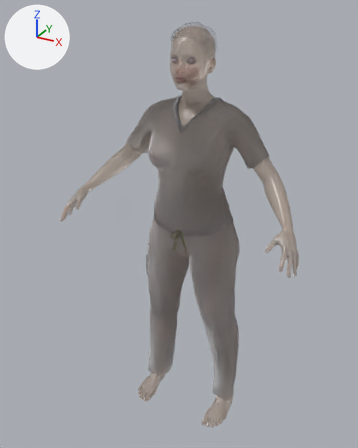
One commit to the FBX model care-up/Assets/Resources/Models/w0.fbx: the scene before it, then after it.
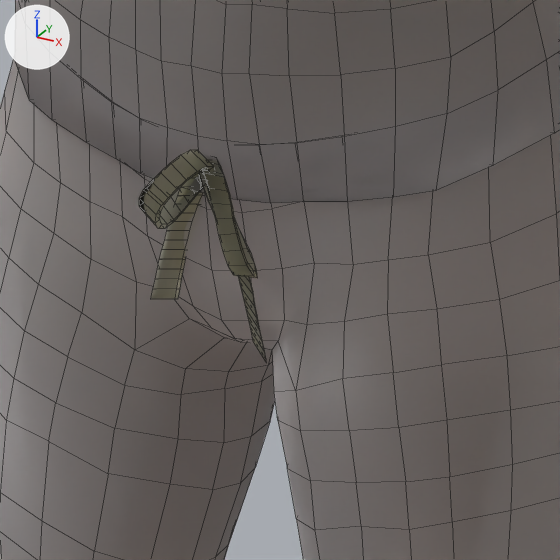
There are two pictures of each version: one whole from a 50 mm camera at (1.036, -2.066, 2.063) aimed at (-0.041, -0.107, 1.084), one close up on the part from 42% to 64% of the width and 47% to 64% of the height. The axes (+X, +Y, +Z) are drawn at upper left. The lights are the same throughout. The close-ups show mesh edges as thin lines.

In view in the first close-up: 'W0:Harvey_fscrubbottoms2', 'W0:Harvey_fscrubtop2'.
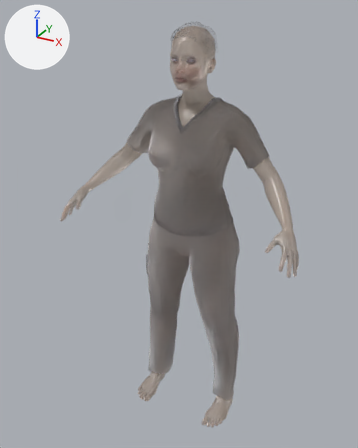
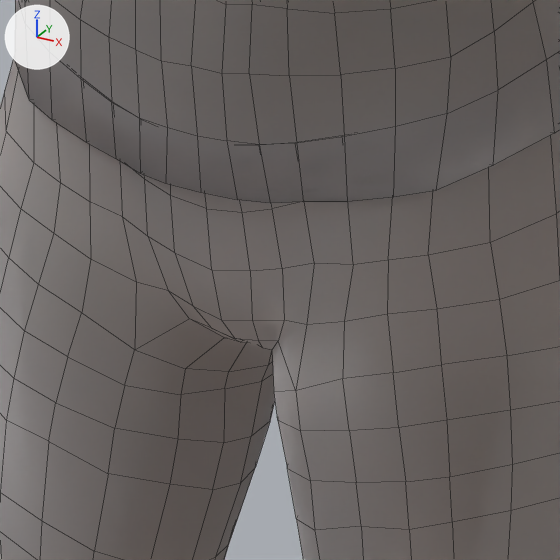
Changed parts and their boxes [x1, y1, x2, y2] in the close-ups (560 x 560 px):
part 1 of me_w0_harvey_fscrubbottoms2, deleted
    before: [139, 150, 214, 229]
part 2 of me_w0_harvey_fscrubbottoms2, deleted
    before: [199, 159, 257, 278]
part 3 of me_w0_harvey_fscrubbottoms2, deleted (brown)
    before: [151, 173, 203, 299]
part 4 of me_w0_harvey_fscrubbottoms2, deleted
    before: [238, 276, 267, 363]

The change, as a diff of the scene's bpy script:
```diff
--- a/care-up/Assets/Resources/Models/w0.fbx.py
+++ b/care-up/Assets/Resources/Models/w0.fbx.py
@@ me_w0_harvey_fscrubbottoms2 @@
 me_w0_harvey_fscrubbottoms2.from_pydata(...)  # 1451 vertices, 1400 faces; spans x -0.269..0.269, y -0.203..0.121, z 0.076..1.158
 # used by ob_w0_harvey_fscrubbottoms2; location = (0.0, 0.0, 0.0)
+# me_w0_harvey_fscrubbottoms2 part 1: the loose piece of 72 vertices spanning x -0.043..0.014, y -0.194..-0.174, z 1.03..1.095 is deleted
+# me_w0_harvey_fscrubbottoms2 part 2: the loose piece of 72 vertices spanning x -0.005..0.049, y -0.203..-0.179, z 1.016..1.091 is deleted
+# me_w0_harvey_fscrubbottoms2 part 3: the loose piece of 64 vertices spanning x -0.04..0.015, y -0.189..-0.162, z 0.972..1.088 is deleted
+# me_w0_harvey_fscrubbottoms2 part 4: the loose piece of 64 vertices spanning x 0.002..0.057, y -0.193..-0.175, z 0.958..1.083 is deleted
 me_w0_harvey_fscrubbottoms2.materials.append(mat_w0_harvey_fscrubtop2_harvey_fscrubtop2)
```
